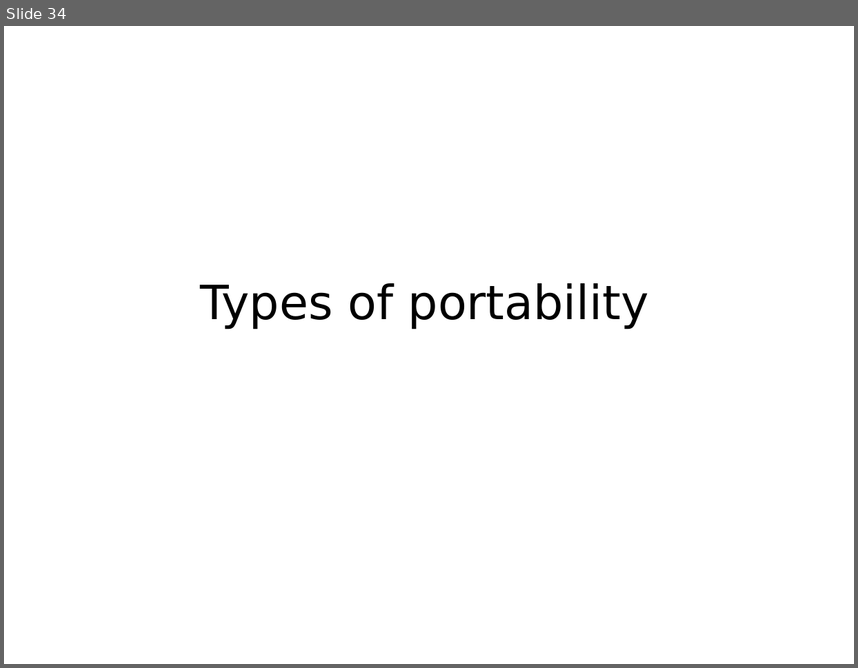
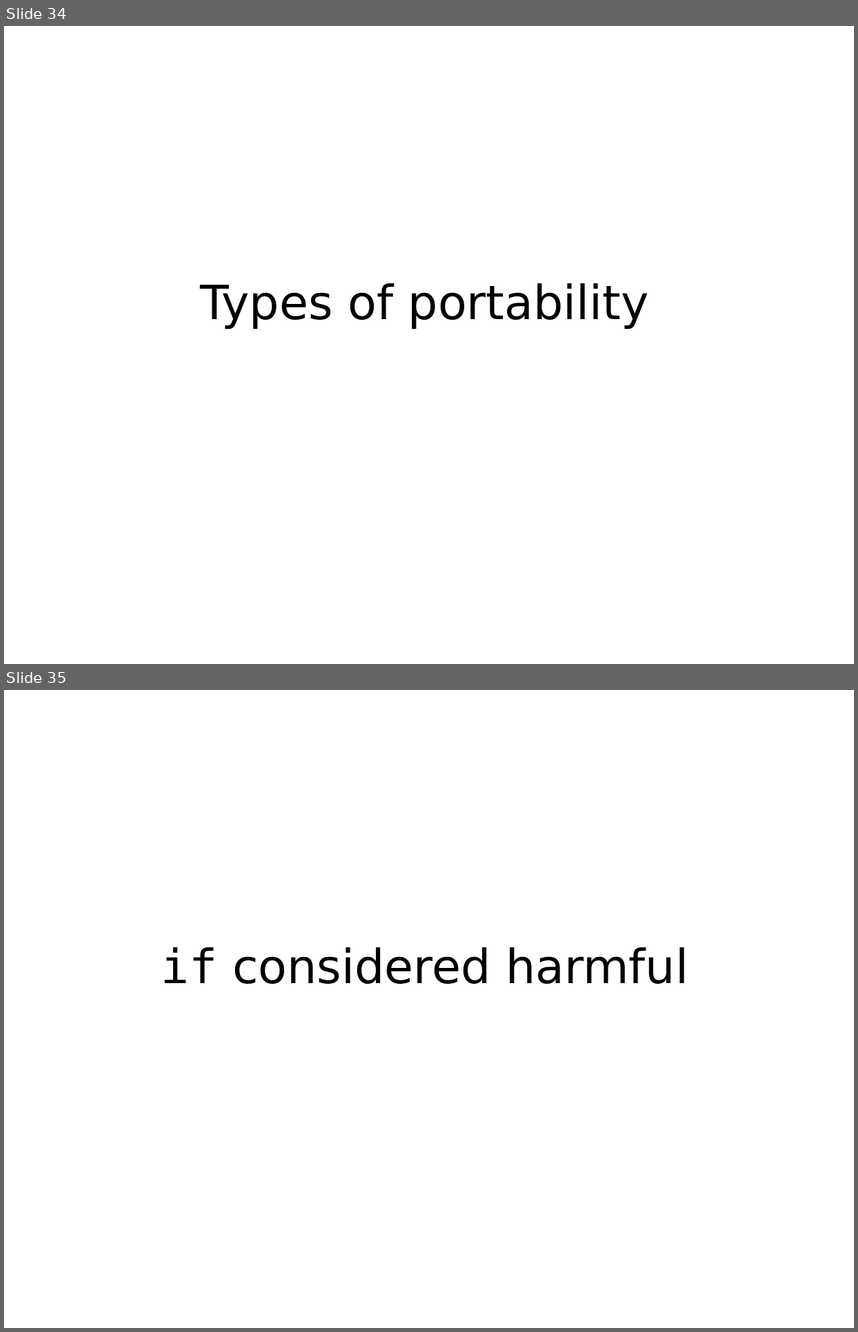
Before and after one commit to mkohler/embedded_python_presentation, a slide deck: embedded_python.odp. Shown one above the other, each under a label of ours: slide 34 before the commit, slides 34 and 35 after it. The pictures are 858x668 and 858x1332 pixels, drawn with LibreOffice and Linux fonts; fonts in the diff are those of the drawing. Boxes give left, top, right and bottom in pixels: in the first picture for what was removed or moved away, otherwise in the second. Text is boxed around its words. In the diff, an @@ line names an element or a change of style, - is before the commit and + after.

```diff
--- a/embedded_python.odp
+++ b/embedded_python.odp
@@ slide 35 added at bbox=[4, 690, 854, 1328], background #FFFFFF @@
@@ title added at bbox=[161, 947, 688, 984], 44 pt, text #000000 @@
+if considered harmful
```
Also in this commit, not shown: 3 other slides added, 1 other file.
